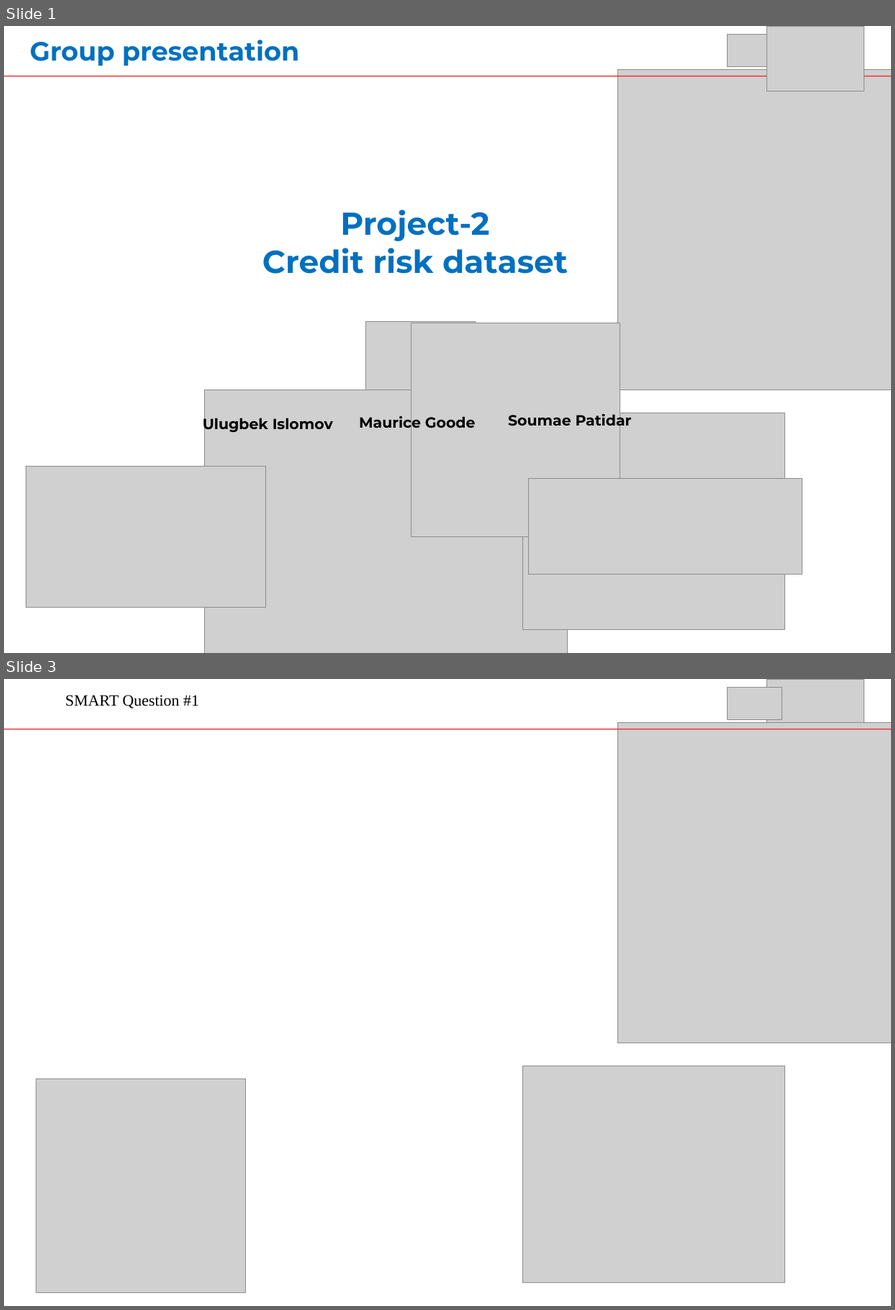
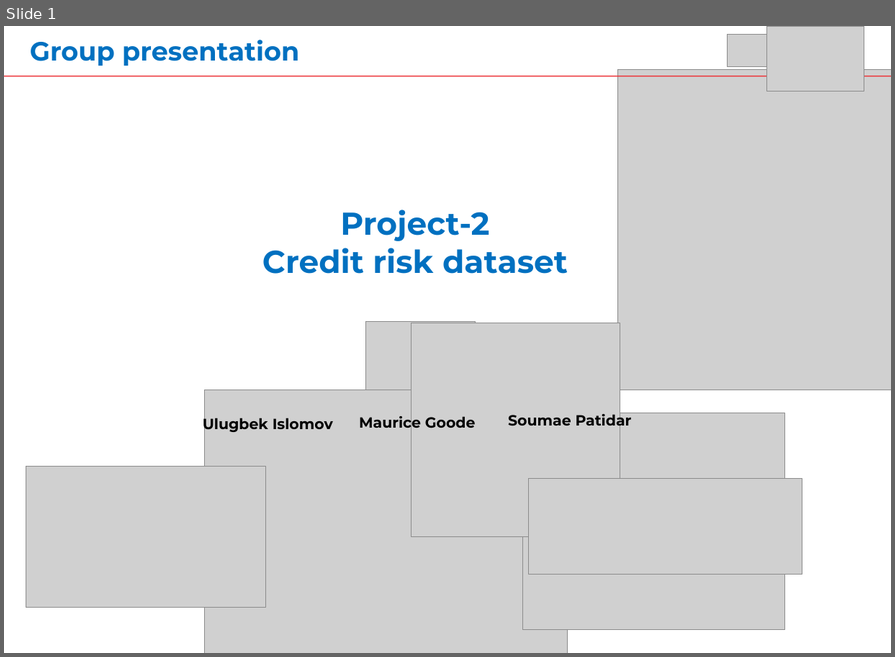
Before and after one commit to ulugbek-islomov/Intro-to-Data-Science-Project-2, a slide deck: Project 2_presentation_SMART #4.pptx. Shown one above the other, each under a label of ours: slides 1 and 3 before the commit, slide 1 after it; the slides between them are not shown. The pictures are 895x1310 and 895x657 pixels, drawn with LibreOffice and Linux fonts; fonts in the diff are those of the drawing; grey boxes stand for pictures. Boxes give left, top, right and bottom in pixels: in the first picture for what was removed or moved away, otherwise in the second. Text is boxed around its words. In the diff, an @@ line names an element or a change of style, - is before the commit and + after.

```diff
--- a/Project 2_presentation_SMART #4.pptx
+++ b/Project 2_presentation_SMART #4.pptx
@@ slide 3 removed at <box>4,679,891,1306</box>, background #FFFFFF @@
@@ text removed at <box>65,695,199,709</box> @@
-SMART Question #1
@@ picture removed at <box>727,687,782,719</box> @@
@@ picture removed at <box>766,679,864,744</box> @@
@@ rectangle removed at <box>4,729,891,730</box> @@
@@ picture removed at <box>617,722,891,1043</box> @@
@@ picture removed at <box>522,1066,785,1283</box> @@
@@ picture removed at <box>36,1079,245,1292</box> @@
```
Also in this commit, not shown: 4 slides changed, 1 slide added, 3 other slides removed.
